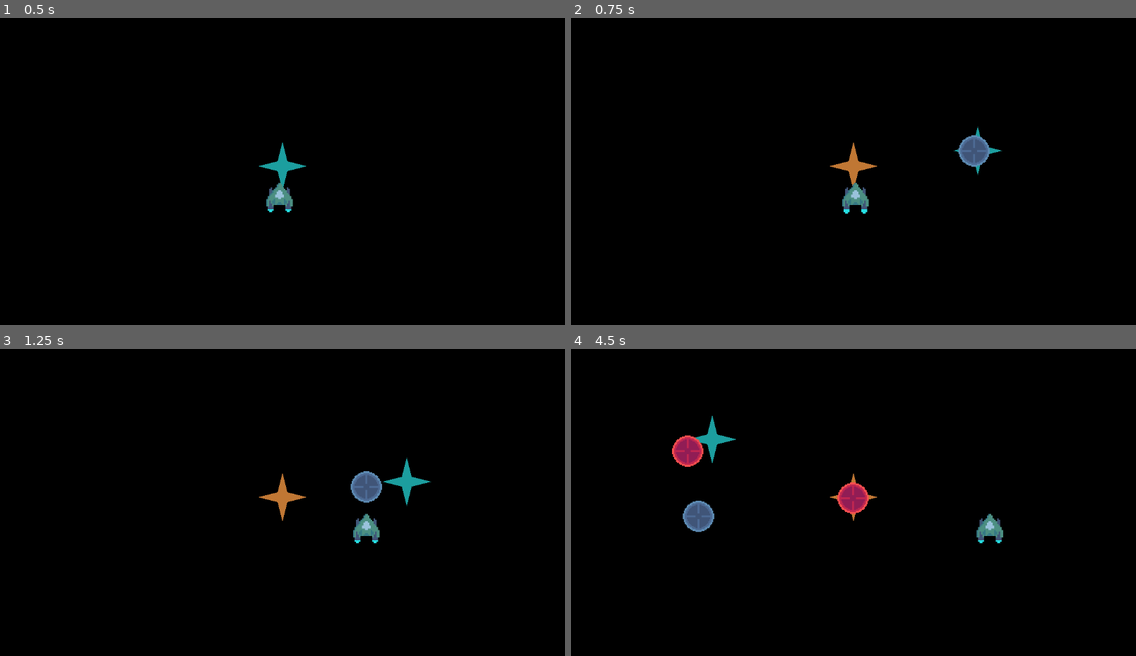
Above: before the commit, frames 1-4 (two rows, left to right).
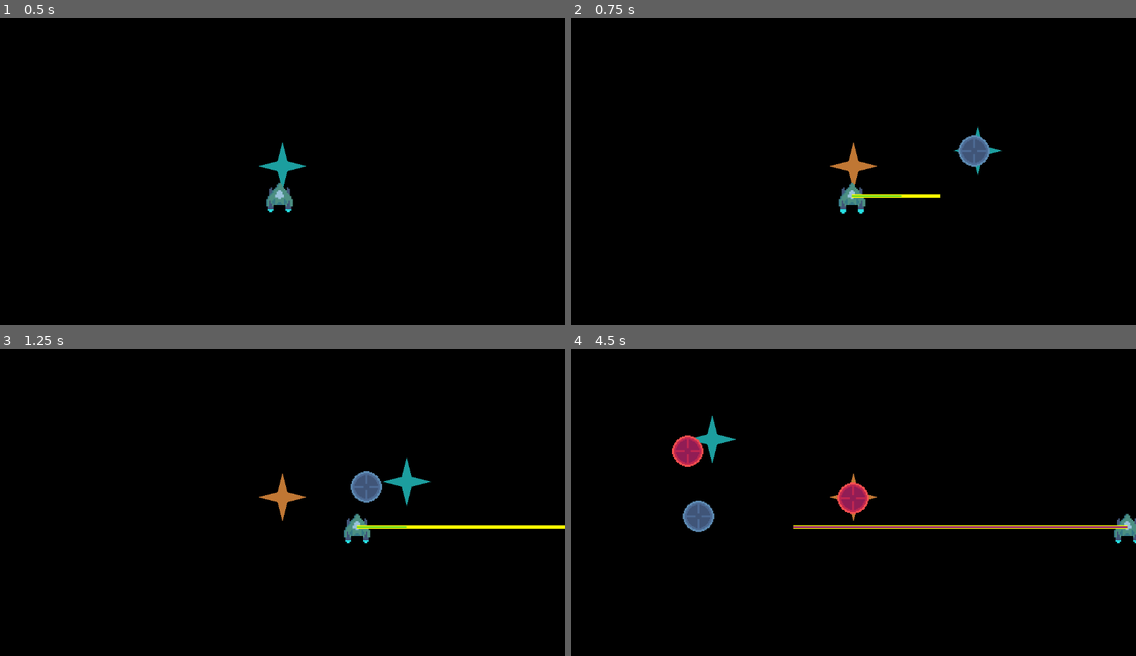
Above: after the commit, the same moments.

Repository: townofdon/godot-physics-test-2d
Game: Godot game, scene res://gameplay.tscn
The game is run twice, just before and just after one commit, with the same random seed, the same clock (stepped at 60 frames per second) and the same inputs.
Inputs (mouse positions are in pixels of both pictures, inside the frame that each line leads up to):
- Up to frame 1 (0.5 s): no input
- Up to frame 2 (0.75 s): move the mouse to (977, 150) at 0.52 s; hold D (right) from 0.53 s (still down); hold Shift (shift) from 0.53 s (still down); click (977, 150) at 0.67 s
- Up to frame 3 (1.25 s): keep holding D (right); keep holding Shift (shift)
- Up to frame 4 (4.5 s): release D (right) at 1.25 s; release Shift (shift) at 1.25 s; drag from (740, 511) to (825, 560) at 1.27 s; move the mouse to (910, 428) at 2.02 s; hold D (right) 2.03-2.75 s; hold - (zoom_out) 2.03-2.75 s; drag from (825, 560) to (684, 450) at 2.77 s; move the mouse to (1023, 545) at 3.52 s; hold Left (left) 3.53-4.25 s; hold = (zoom_in) 3.53-4.25 s; drag from (684, 450) to (768, 416) at 4.27 s

Frame 1 is identical in both runs. In frame 2, 0.5% of the frame differs, in the area x 47-66%, y 53-64%; in frame 3, 0.8%; in frame 4, 1.3%, in the area x 39-100%, y 53-64%.

Commit message:
add drag to motor, graph

Diff:
--- a/core/KinematicStats.gd
+++ b/core/KinematicStats.gd
@@ -44,6 +44,15 @@
 		_update_constants()
 		on_stats_changed.emit()
 
+@export_category("Other Forces")
+## Set drag t-value. 0 => no drag, 1 => stops immediately
+@export_range(0.0, 1.0, 0.001) var drag: float = 0.1:
+	get:
+		return drag
+	set(value):
+		drag = value
+		on_stats_changed.emit()
+
 @export_category("Visualization")
 @export_range(0.5, 20, 0.5, "exp") var domain:float = 2.0:
 	get:
--- a/core/SecondOrderDynamics.gd
+++ b/core/SecondOrderDynamics.gd
@@ -6,7 +6,7 @@
 var y  # output (position if Vector2)
 var yd # delta-output (velocity if Vector2)
 
-func _init(f:float, z:float, r:float, x0) -> void:
+func _init(x0) -> void:
 	assert(typeof(x0) == TYPE_FLOAT || typeof(x0) == TYPE_VECTOR2)
 	# initialize variables
 	xp = x0
@@ -16,11 +16,13 @@
 func compute(
 	delta:float,
 	kinematicConstants:KinematicConstants,
-	x,  # target value
+	## target value
+	x,
 ) -> Variant:
 	if (delta <= 0):
 		return y
 	assert(typeof(x) == typeof(xp))
+	assert(typeof(x) == typeof(y))
 	var T:float = delta
 	var k1 = kinematicConstants.k1
 	var k2 = kinematicConstants.k2
@@ -31,7 +33,7 @@
 	# estimate change of input
 	var xd = (x - xp) / T
 	xp = x
-	## clamp k2 to guarantee stability without jitter
+	# clamp k2 to guarantee stability without jitter
 	var k1_stable:float = k1
 	var k2_stable:float = max(k2, T*T/2 + T*k1/2, T*k1)
 	# use pole matching when the system is very fast
--- a/core/utils.gd
+++ b/core/utils.gd
@@ -8,3 +8,22 @@
 		out = current.name + "." + out
 		current = current.get_parent()
 	return out
+
+## get the result of projecting a onto b (a'), then returning a' -> a
+static func orthagonal_projection(a:Vector2, b:Vector2) -> Vector2:
+	if a.is_zero_approx() || b.is_zero_approx():
+		return Vector2.ZERO
+	var projection := a.project(b)
+	var normal := a - projection
+	if is_nan(normal.x) || is_nan(normal.y):
+		return Vector2.ZERO
+	return normal
+
+## project a onto b. result is parallel to b
+static func project(a:Vector2, b:Vector2) -> Vector2:
+	if a.is_zero_approx() || b.is_zero_approx():
+		return Vector2.ZERO
+	var projection := a.project(b)
+	if is_nan(projection.x) || is_nan(projection.y):
+		return Vector2.ZERO
+	return projection
--- a/entities/entity.gd
+++ b/entities/entity.gd
@@ -3,10 +3,8 @@
 
 @export_category("movement")
 @export var speed: float = 50
-@export var accel_time: float = 0.5
-@export var decel_time: float = 0.25
-@export var stop_time: float = 0.25
-@export var accel_curve: Curve
+@export_range(0.0, 2.0, 0.001) var throttle_up_time: float = 0.3
+@export_range(0.0, 2.0, 0.001) var throttle_down_time: float = 0.15
 
 @export_category("arrival")
 @export var arrive_distance: float = 50
--- a/entities/motor.gd
+++ b/entities/motor.gd
@@ -1,4 +1,4 @@
-extends Node
+extends Node2D
 class_name Motor
 
 # sets velocity per frame
@@ -7,79 +7,104 @@
 # exposes methods:
 # - moveTo(point)
 # - move(direction, strength = 1)
-@export var kinematic_stats:KinematicStats
+@export var stats:KinematicStats
 
 @onready var entity:Entity = get_parent()
 
-#var throttle:float = 0.0 # value between [0-1]
-#var arrival:float = 0.0 # value between [0-1]
-#var direction := Vector2.ZERO
+enum Mode { Manual, Arrive }
 
+var mode := Mode.Manual
+var input := Vector2.ZERO # move input
+var destination := Vector2.ZERO # arrival destination
+var throttle := 0.0
 var dynamics:SecondOrderDynamics
-var drag:SecondOrderDynamics
-var throttle := Vector2.ZERO # move input
+
+var k_velocity := Vector2.ZERO # velocity calculated via kinematics
+var d_velocity := Vector2.ZERO # drag velocity, or more accurate, momentum velocity that drag acts upon
 
 func _ready() -> void:
 	process_priority = -10
+	assert(!!stats, "KinematicStats unassigned in " + utils.full_name(self))
 	assert(entity is Entity)
-	assert(entity.accel_time > 0, "accel_time must be positive and non-zero for " + utils.full_name(self))
-	assert(entity.decel_time > 0, "decel_time must be positive and non-zero for " + utils.full_name(self))
-	var f := KinematicStats.DEFAULT_F
-	var z := KinematicStats.DEFAULT_Z
-	var r := KinematicStats.DEFAULT_R
-	if (kinematic_stats):
-		f = kinematic_stats.f
-		z = kinematic_stats.z
-		r = kinematic_stats.r
-	dynamics = SecondOrderDynamics.new(f, z, r, Vector2.ZERO)
+	assert(stats is KinematicStats)
+	dynamics = SecondOrderDynamics.new(Vector2.ZERO)
+
+func _process(_delta: float) -> void:
+	queue_redraw()
 
 func _physics_process(delta: float) -> void:
-	if self.throttle.length() > 1:
-		self.throttle = self.throttle.normalized()
-	if throttle.is_zero_approx():
-		pass
-		#if drag == null:
-			#drag = SecondOrderDynamics.new(0.6, 1, 0, entity.velocity)
-		#entity.velocity = drag.compute(delta, Vector2.ZERO)
-		## compute dynamics to continue the system
-		#dynamics.compute(delta, Vector2.ZERO)
-		entity.velocity = dynamics.compute(delta, kinematic_stats.constants, Vector2.ZERO)
+	# prepare input
+	var arrival: float = 0.0
+	if mode == Mode.Arrive:
+		var vector_to_point:Vector2 = destination - self.global_position
+		self.input = vector_to_point.normalized()
+		arrival = clamp(vector_to_point.length() / max(entity.arrive_distance, 0.1), 0, 1)
+		if entity.arrival_curve:
+			arrival = clamp(entity.arrival_curve.sample_baked(arrival), 0, 1)
+	var has_input := !input.is_zero_approx()
+
+	# set throttle based on input
+	if has_input:
+		throttle += delta / max(entity.throttle_up_time, 0.01)
 	else:
-		var desired_velocity := throttle * entity.speed
-		entity.velocity = dynamics.compute(delta, kinematic_stats.constants, desired_velocity)
-		drag = null
-	throttle = Vector2.ZERO
+		throttle -= delta / max(entity.throttle_down_time, 0.01)
+	throttle = clamp(throttle, 0, 1)
 
+	# calc new velocity
+	var desired_velocity := input * throttle * entity.speed
+	k_velocity = dynamics.compute(delta, stats.constants, desired_velocity)
+	if mode == Mode.Manual:
+		# we want to blend between velocity when input is received vs. no input
+		var velocity_input := Vector2.ZERO
+		var velocity_no_input := Vector2.ZERO
+		if has_input:
+			# We already have the main new velocity.
+			# Now, compute how much additional velocity is contributed by momentum.
+			# Basically, determine how much force to apply orthogonal to the input vector.
+			# d_velocity (drag velocity) can be manipulated to simulate better vehicle handling.
+			var delta_towards_old_v := entity.velocity - k_velocity
+			d_velocity = utils.project(delta_towards_old_v, input.orthogonal())
+			d_velocity = lerp(d_velocity, Vector2.ZERO, stats.drag)
+			k_velocity = k_velocity * throttle
+			velocity_input = k_velocity + d_velocity
+		else:
+			# This is the simple case. Just apply drag to slowly bring the vehicle to a stop.
+			k_velocity = Vector2.ZERO
+			d_velocity = lerp(entity.velocity, Vector2.ZERO, stats.drag)
+			velocity_no_input = d_velocity
+		entity.velocity = lerp(velocity_no_input, velocity_input, clamp(input.length(), 0, 1))
+	if mode == Mode.Arrive:
+		entity.velocity = k_velocity * arrival
+		var has_arrived := arrival <= Constants.EPSILON
+		if has_arrived:
+			mode = Mode.Manual
 
-	#if time_since_move >= 0.5:
-		#throttle -= delta / entity.accel_time
-	#time_since_move += delta
-	#if (!direction):
-		#direction = entity.velocity.normalized()
-	#var strength:float = clamp(throttle, 0, 1)
-	#if entity.accel_curve:
-		#strength = entity.accel_curve.sample_baked(clamp(throttle, 0, 1))
-	#if arrival > 0:
-		#strength *= 1 - clamp(arrival, 0, 1)
-	#strength = clamp(strength, 0, 1)
-	#entity.velocity = entity.speed * strength * direction
+	# set state for next frame
+	input = Vector2.ZERO
+
+func _draw() -> void:
+	#debug_velocity(velocity, Color.RED)
+	#debug_velocity(velocity * drag_factor, Color.YELLOW)
+	var a := entity.velocity
+	var b := k_velocity
+	var c := d_velocity
+	var d := input * 50
+	debug_velocity(a, Color.YELLOW, 6)
+	#debug_velocity(b, Color.RED, 8)
+	debug_velocity(c, Color.DARK_MAGENTA, 2)
+	debug_velocity(d, Color.LIME_GREEN, 1)
+
+func debug_velocity(vel:Vector2, color:Color, width:float = 2.0) -> void:
+	draw_line(Vector2.ZERO, vel * 2, color, width, true)
 
 # call every _physics_process
-func move(delta: float, throttle: Vector2) -> void:
-	self.throttle += throttle
+func move(delta: float, input: Vector2) -> void:
+	self.input += input
+	if self.input.length() > 1:
+		self.input = self.input.normalized()
+	mode = Mode.Manual
 
-	#time_since_move = 0
-	#throttle += delta / entity.accel_time
-	#arrival = 0
-	#self.direction = direction
-
-# call every _physics_process
-func move_to(delta: float, point: Vector2) -> void:
-	pass
-	#time_since_move = 0
-	#var vector_to_point:Vector2 = point - self.global_position
-	#throttle += delta / entity.accel_time
-	#arrival = clamp(vector_to_point.length() / entity.arrive_distance, 0, 1)
-	#if entity.arrival_curve:
-		#arrival = entity.arrival_curve.sample_baked(clamp(arrival, 0, 1))
-	#self.direction = vector_to_point.normalized()
+# call once
+func move_to(point: Vector2) -> void:
+	destination = point
+	mode = Mode.Arrive
--- a/entities/player.tscn
+++ b/entities/player.tscn
@@ -1,14 +1,10 @@
-[gd_scene load_steps=12 format=3 uid="uid://cpkq048q6ujxd"]
+[gd_scene load_steps=11 format=3 uid="uid://cpkq048q6ujxd"]
 
 [ext_resource type="Script" uid="uid://di14avtn2pws4" path="res://entities/entity.gd" id="1_b0kkn"]
 [ext_resource type="Texture2D" uid="uid://cwaa6mbmwnawt" path="res://textures/ship.png" id="2_e4p34"]
 [ext_resource type="Script" uid="uid://bbimtw5ppakxx" path="res://entities/motor.gd" id="3_e4p34"]
-[ext_resource type="Resource" uid="uid://cw4go3h8xited" path="res://resources/kinematic_stats.tres" id="4_qly61"]
+[ext_resource type="Resource" uid="uid://cw4go3h8xited" path="res://resources/kinematics/k_player.tres" id="4_qly61"]
 [ext_resource type="Script" uid="uid://b0iruepwfh645" path="res://entities/player_controller.gd" id="4_rfe5m"]
-
-[sub_resource type="Curve" id="Curve_e4p34"]
-_data = [Vector2(0, 0), 0.0, 0.0, 0, 0, Vector2(1, 1), 0.0, 0.0, 0, 0]
-point_count = 2
 
 [sub_resource type="AtlasTexture" id="AtlasTexture_rfe5m"]
 atlas = ExtResource("2_e4p34")
@@ -40,8 +36,8 @@
 
 [node name="Player" type="CharacterBody2D"]
 script = ExtResource("1_b0kkn")
-speed = 377.33
-accel_curve = SubResource("Curve_e4p34")
+speed = 400.0
+throttle_up_time = 0.15
 mass = 10.34
 
 [node name="AnimatedSprite2D" type="AnimatedSprite2D" parent="."]
@@ -58,10 +54,10 @@
 position = Vector2(0, 13.5)
 shape = SubResource("RectangleShape2D_b0kkn")
 
-[node name="Motor" type="Node" parent="."]
+[node name="Motor" type="Node2D" parent="."]
 unique_name_in_owner = true
 script = ExtResource("3_e4p34")
-kinematic_stats = ExtResource("4_qly61")
+stats = ExtResource("4_qly61")
 
 [node name="PlayerController" type="Node" parent="."]
 script = ExtResource("4_rfe5m")
--- a/entities/player_controller.gd
+++ b/entities/player_controller.gd
@@ -8,11 +8,13 @@
 	process_priority = -20
 
 func _physics_process(delta: float) -> void:
+	var input := Vector2.ZERO
 	if Input.is_action_pressed("up"):
-		motor.move(delta, Vector2.UP)
+		input += Vector2.UP
 	if Input.is_action_pressed("down"):
-		motor.move(delta, Vector2.DOWN)
+		input += Vector2.DOWN
 	if Input.is_action_pressed("left"):
-		motor.move(delta, Vector2.LEFT)
+		input += Vector2.LEFT
 	if Input.is_action_pressed("right"):
-		motor.move(delta, Vector2.RIGHT)
+		input += Vector2.RIGHT
+	motor.move(delta, input)
--- a/resources/kinematic_stats.tres
+++ b/resources/kinematics/k_player.tres
@@ -1,13 +1,14 @@
 [gd_resource type="Resource" script_class="KinematicStats" load_steps=2 format=3 uid="uid://cw4go3h8xited"]
 
-[ext_resource type="Script" uid="uid://2x414g40wwmg" path="res://core/KinematicStats.gd" id="1_5egc1"]
+[ext_resource type="Script" uid="uid://2x414g40wwmg" path="res://core/KinematicStats.gd" id="1_x2ya6"]
 
 [resource]
-script = ExtResource("1_5egc1")
+script = ExtResource("1_x2ya6")
 f = 1.1265
-z = 0.684
+z = 0.691
 r = 0.0
 use_pole_matching = false
-domain = 0.5
+drag = 0.015
+domain = 1.0
 viz = 0
 metadata/_custom_type_script = "uid://2x414g40wwmg"
Not shown, changed: addons/kinematics_viz/editor_property.gd
